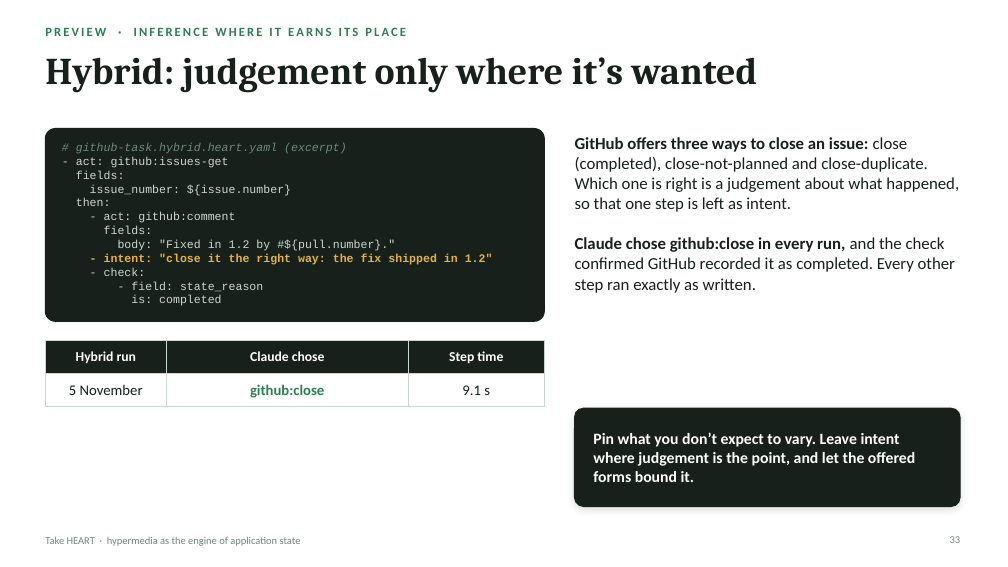
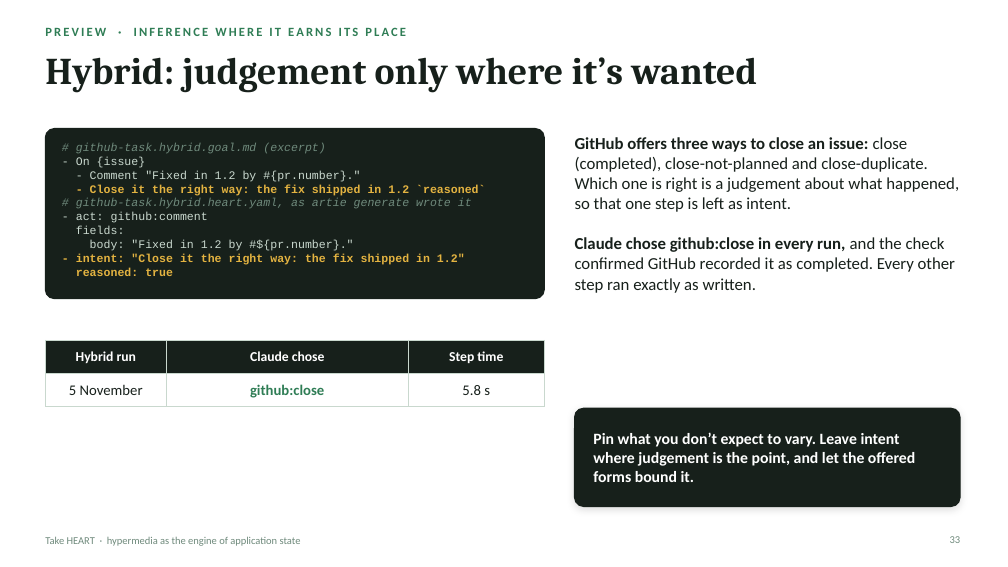
Before and after one commit to JogoShugh/heart-rise-artie, a slide deck: slide 33 of docs/decks/take-heart/Take_HEART_1_2.pptx. Drawn at 1008x567 pixels with LibreOffice and Linux fonts; fonts in the diff are those of the drawing. Boxes give left, top, right and bottom in pixels: in the first picture for what was removed or moved away, otherwise in the second. Text is boxed around its words. In the diff, an @@ line names an element or a change of style, - is before the commit and + after.

```diff
--- a/docs/decks/take-heart/Take_HEART_1_2.pptx
+++ b/docs/decks/take-heart/Take_HEART_1_2.pptx
@@ rounded rectangle: place and size @@
-rounded rectangle at (45,129,544,321)
+rounded rectangle at (45,129,544,299)
@@ text at (76,143,485,208): text changed; text colour #C9D8CE to #6F8A7C @@
-# github-task.hybrid.heart.yaml (excerpt)
-- act: github:issues-get
-fields:
-issue_number: ${issue.number}
-then:
+# github-task.hybrid.goal.md (excerpt)
+- On {issue}
+- Comment "Fixed in 1.2 by #{pr.number}."
+- Close it the right way: the fix shipped in 1.2 `reasoned`
+# github-task.hybrid.heart.yaml, as artie generate wrote it
@@ text at (76,240,465,276): text changed; text colour #C9D8CE to #E3B341; bold on @@
-body: "Fixed in 1.2 by #${pull.number}."
-- intent: "close it the right way: the fix shipped in 1.2"
-- check:
-- field: state_reason
-is: completed
+body: "Fixed in 1.2 by #${pr.number}."
+- intent: "Close it the right way: the fix shipped in 1.2"
+reasoned: true
@@ table at (45,340,544,416) @@
-row 2, column 3: 9.1 s
+row 2, column 3: 5.8 s
```
Also in this commit, not shown: 5 other slides changed, 26 other files.
